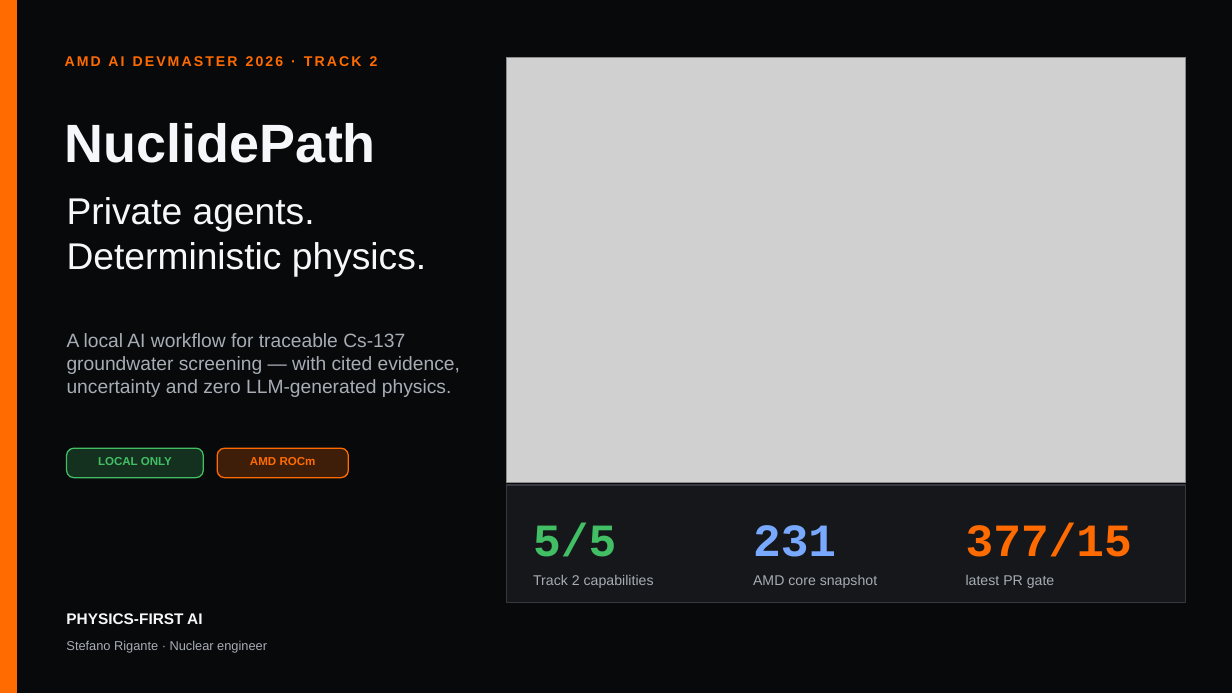
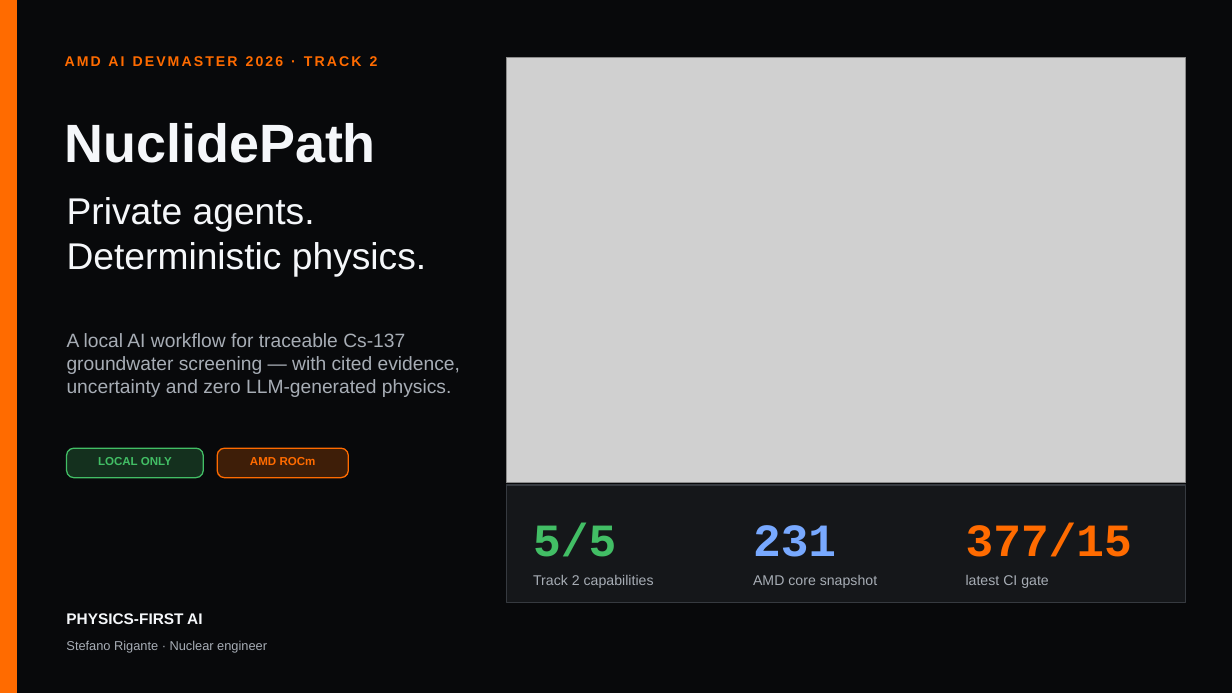
Before and after one commit to anakinsuper/Radeon-hackathon-2026-07, a slide deck: slide 1 of submissions/Track2-Physics-First-AI-NuclidePath/NuclidePath_Track2_Deck.pptx. Drawn at 1232x693 pixels with LibreOffice and Linux fonts; fonts in the diff are those of the drawing; grey boxes stand for pictures. Boxes give left, top, right and bottom in pixels: in the first picture for what was removed or moved away, otherwise in the second. Text is boxed around its words. In the diff, an @@ line names an element or a change of style, - is before the commit and + after.

```diff
--- a/submissions/Track2-Physics-First-AI-NuclidePath/NuclidePath_Track2_Deck.pptx
+++ b/submissions/Track2-Physics-First-AI-NuclidePath/NuclidePath_Track2_Deck.pptx
@@ text at <box>966,575,1049,588</box>: text changed @@
-latest PR gate
+latest CI gate
```
Also in this commit, not shown: 1 other slide changed, 34 other files.
